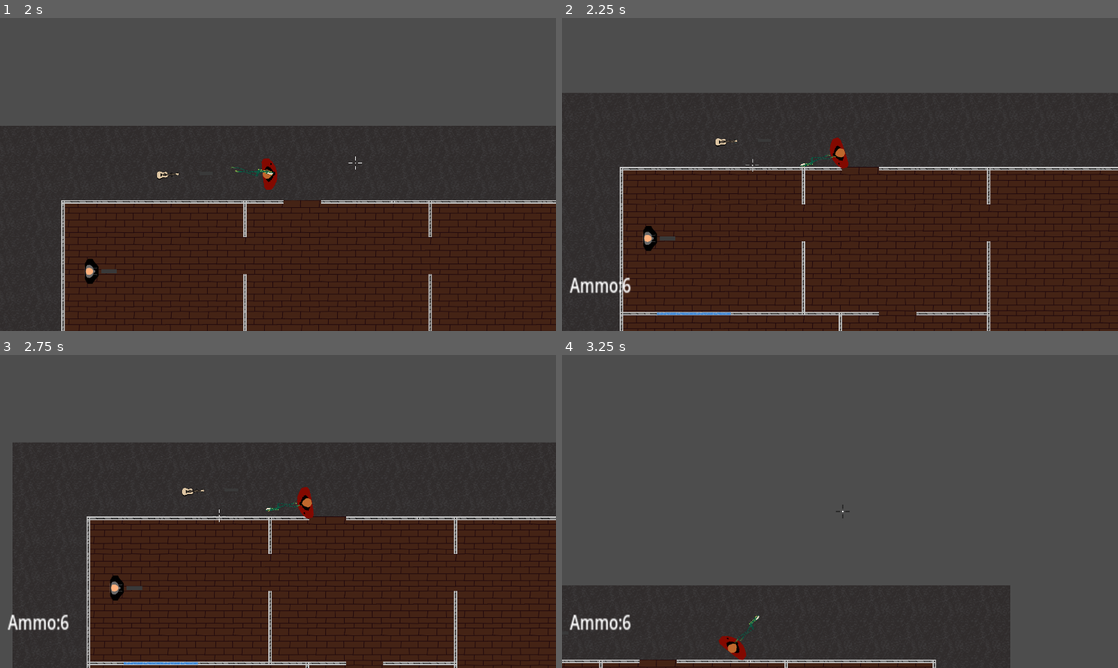
Above: before the commit, frames 1-4 (two rows, left to right).
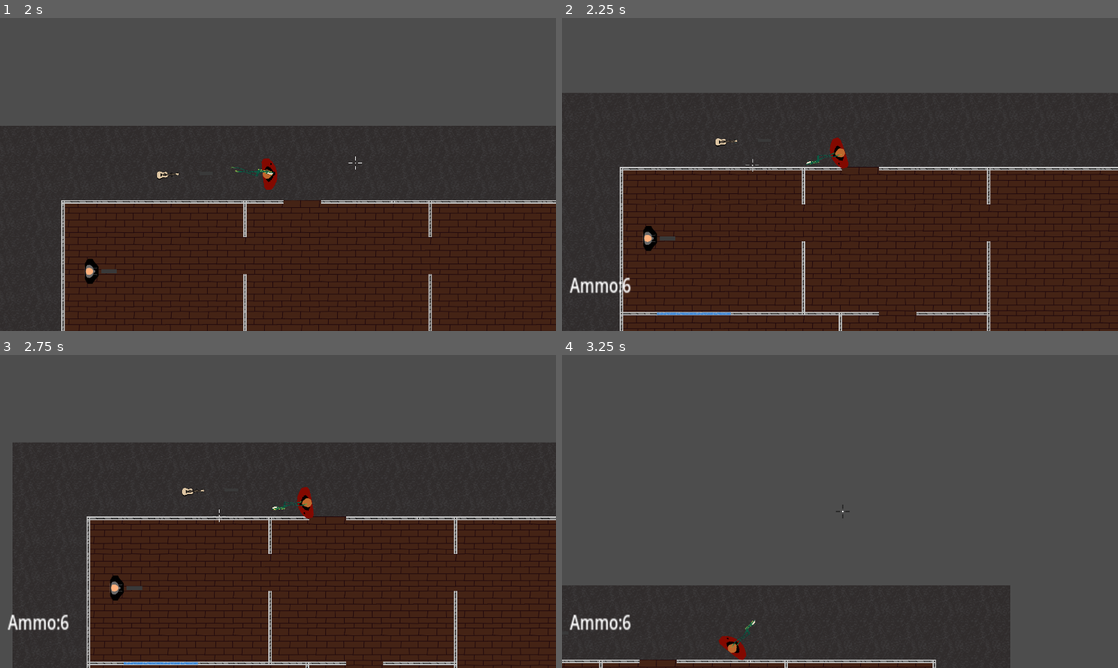
Above: after the commit, the same moments.

Repository: jceja3936/Speedial-Phoenix
Game: Godot game, scene res://UIscenes/start_menu.tscn
Two runs of this game, one before a commit and one after it. Both use one fixed random seed, a clock stepped at 60 frames per second and the inputs below. The engine's default icon, where the game draws it, is replaced by a stand-in: a white triangle on a blue panel in a dark square.
Inputs (mouse positions are in pixels of both pictures, inside the frame that each line leads up to):
- Up to frame 1 (2 s): click "Play" at 0.5 s; move the mouse to (400, 158) at 1.27 s; hold Right (Right) from 1.28 s (still down); tap Shift (Drop) at 1.35 s
- Up to frame 2 (2.25 s): move the mouse to (728, 190) at 2.02 s; release Right (Right) at 2.03 s; hold S (Down) from 2.03 s (still down); tap F (Pick up) at 2.1 s
- Up to frame 3 (2.75 s): keep holding S (Down)
- Up to frame 4 (3.25 s): move the mouse to (895, 442) at 2.77 s; release S (Down) at 2.78 s; hold Right (Right) from 2.78 s (still down); hold Right mouse button (extendCam) from 2.78 s (still down)

Frame 1 is identical in both runs. In frame 2, less than 0.1% of the frame differs, in the area x 42-51%, y 42-48%; in frame 3, less than 0.1%, in the area x 47-56%, y 46-50%; in frame 4, less than 0.1%.

Commit message:
Enemy raytracer cleanup
Was previously using 8 raytracers per enemy, got that number down to 4

Diff:
--- a/speedialChicago/bullet.gd
+++ b/speedialChicago/bullet.gd
@@ -39,5 +39,6 @@
 				queue_free()
 
 		if collider.get("playa") == true:
-			collider.call("hit", damage, id)
-			queue_free()
+			if fromWho == "enemy":
+				collider.call("hit", damage, id)
+				queue_free()
--- a/speedialChicago/enemy.gd
+++ b/speedialChicago/enemy.gd
@@ -5,6 +5,7 @@
 @export var gunSkin: Sprite2D
 @export var pat: bool
 @export var distance: int
+@export var myFloor: int
 var currentSprite: Texture
 
 var bullet: PackedScene = preload("res://scenes/bullet.tscn")
@@ -23,6 +24,8 @@
 var fireRate = .2
 var ammo = 20
 var wallCollision = false
+var secDeg = 90
+var degToRotby = -90.0
 
 var rotating = false
 var from = 0
@@ -36,10 +39,7 @@
 	setOfRays.append($ray2)
 	setOfRays.append($ray3)
 	setOfRays.append($ray4)
-	setOfRays.append($ray5)
-	setOfRays.append($ray6)
-	setOfRays.append($ray7)
-	setOfRays.append($ray8)
+	#setOfRays.append($ray5)
 
 	speed = ogSpeed + rng.randf_range(-100, 100)
 	ogSpeed = speed
@@ -87,7 +87,7 @@
 			ammo = 17
 	gunSkin.texture = currentSprite
 
-	if Manager.levelState == 3:
+	if Manager.levelState > myFloor:
 		die()
 
 
@@ -126,26 +126,24 @@
 			rotation = to
 			to = rotation
 
+	degToRotby = degToRotby + 4
+	secDeg = secDeg + 4
+	if degToRotby == 90:
+		degToRotby = -90.0
+		secDeg = 90
 	takeAlook(player_pos)
 
 func takeAlook(playPos: Vector2):
-	setOfRays[0].target_position = Vector2(800, 0).rotated(deg_to_rad(rng.randi_range(-10, 10)))
-	setOfRays[1].target_position = Vector2(800, 0).rotated(deg_to_rad(30))
-	setOfRays[2].target_position = Vector2(800, 0).rotated(deg_to_rad(-30))
-	setOfRays[3].target_position = Vector2(800, 0).rotated(deg_to_rad(80))
-	setOfRays[4].target_position = Vector2(800, 0).rotated(deg_to_rad(-80))
-	setOfRays[5].target_position = Vector2(800, 0).rotated(deg_to_rad(135))
-	setOfRays[6].target_position = Vector2(800, 0).rotated(deg_to_rad(-135))
-	setOfRays[7].target_position = Vector2(800, 0).rotated(deg_to_rad(180))
-
-
-	setOfRays[0].force_raycast_update()
-	setOfRays[1].force_raycast_update()
-	setOfRays[2].force_raycast_update()
-
-	for i in range(8):
+	setOfRays[0].target_position = Vector2(800, 0)
+	setOfRays[1].target_position = Vector2(800, 0).rotated(deg_to_rad(- degToRotby))
+	setOfRays[2].target_position = Vector2(800, 0).rotated(deg_to_rad(degToRotby))
+	setOfRays[3].target_position = Vector2(500, 0).rotated(deg_to_rad(secDeg))
+	#setOfRays[4].target_position = Vector2(800, 0).rotated(deg_to_rad(degToRotby + 270))
+
+
+	for i in range(4):
 		if setOfRays[i]:
-			#See if the thing it hit is the player
+			#See if the thing hit player
 			var collider = setOfRays[i].get_collider()
 			if collider == player:
 				rotating = false
--- a/speedialChicago/lvlScenes/Lvl1.tscn
+++ b/speedialChicago/lvlScenes/Lvl1.tscn
@@ -280,13 +280,16 @@
 [node name="patroller" parent="Enemies" instance=ExtResource("9_63bpq")]
 position = Vector2(364, 1178)
 pat = true
+myFloor = 1
 
 [node name="Station1" parent="Enemies" instance=ExtResource("9_63bpq")]
 position = Vector2(363, 502)
+myFloor = 1
 
 [node name="Station2" parent="Enemies" instance=ExtResource("9_63bpq")]
 position = Vector2(1599, 1204)
 pat = true
+myFloor = 1
 
 [node name="brain" type="Node" parent="." node_paths=PackedStringArray("player")]
 script = ExtResource("10_1235x")
@@ -305,17 +308,21 @@
 [node name="patroller" parent="Enemies2" instance=ExtResource("9_63bpq")]
 position = Vector2(1041, 3210)
 rotation = 1.5708
+myFloor = 2
 
 [node name="Station1" parent="Enemies2" instance=ExtResource("9_63bpq")]
 position = Vector2(1349, 3515)
 pat = true
+myFloor = 2
 
 [node name="Station2" parent="Enemies2" instance=ExtResource("9_63bpq")]
 position = Vector2(1717, 3769)
 rotation = 3.14159
+myFloor = 2
 
 [node name="patroller2" parent="Enemies2" instance=ExtResource("9_63bpq")]
 position = Vector2(1099, 4163)
 rotation = -1.5708
+myFloor = 2
 
 [connection signal="body_entered" from="brain/Area2D" to="brain" method="_on_area_2d_body_entered"]
--- a/speedialChicago/scenes/enemy.tscn
+++ b/speedialChicago/scenes/enemy.tscn
@@ -44,23 +44,11 @@
 collision_mask = 9
 
 [node name="ray4" type="RayCast2D" parent="."]
-target_position = Vector2(57, 0)
+target_position = Vector2(56, 0)
 collision_mask = 9
 
 [node name="ray5" type="RayCast2D" parent="."]
-target_position = Vector2(57, 0)
-collision_mask = 9
-
-[node name="ray6" type="RayCast2D" parent="."]
-target_position = Vector2(57, 0)
-collision_mask = 9
-
-[node name="ray7" type="RayCast2D" parent="."]
-target_position = Vector2(57, 0)
-collision_mask = 9
-
-[node name="ray8" type="RayCast2D" parent="."]
-target_position = Vector2(57, 0)
+target_position = Vector2(56, 0)
 collision_mask = 9
 
 [node name="NavigationAgent2D" type="NavigationAgent2D" parent="."]
--- a/speedialChicago/scenes/player.tscn
+++ b/speedialChicago/scenes/player.tscn
@@ -24,16 +24,15 @@
 [node name="bullets" type="Node2D" parent="."]
 
 [node name="hun" type="Sprite2D" parent="." node_paths=PackedStringArray("hitBox")]
-position = Vector2(76, 0)
+position = Vector2(54, 0)
 script = ExtResource("5_qlg0r")
 hitBox = NodePath("punchBox")
 
 [node name="punchBox" type="ShapeCast2D" parent="hun"]
-visible = false
-position = Vector2(-188, 2)
+position = Vector2(-89, 0)
 scale = Vector2(1, 2.84)
 shape = SubResource("RectangleShape2D_qhqgy")
-target_position = Vector2(187, -2.38419e-07)
+target_position = Vector2(136, 0)
 collision_mask = 5
 
 [node name="CollisionShape2D" type="CollisionShape2D" parent="."]
